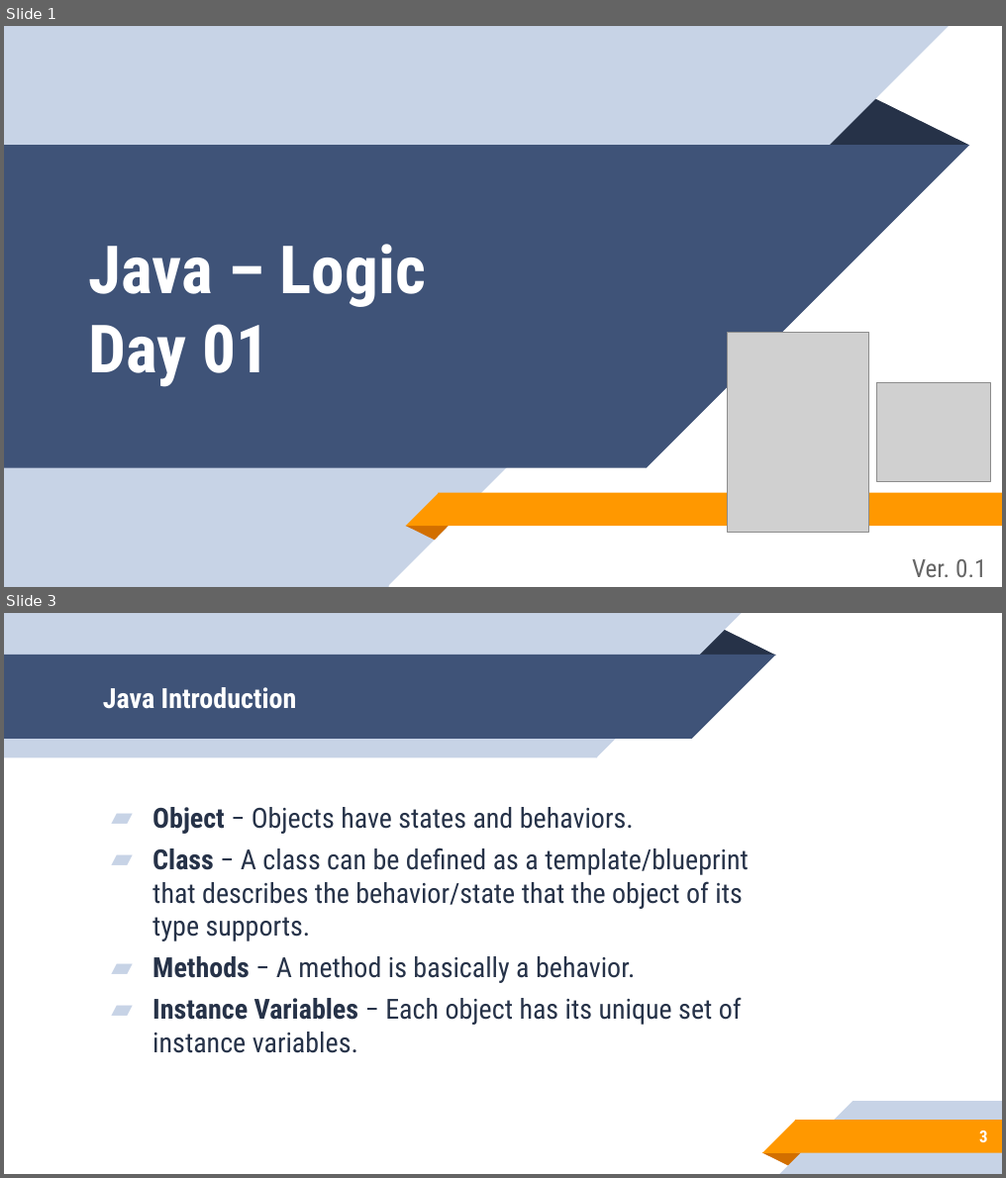
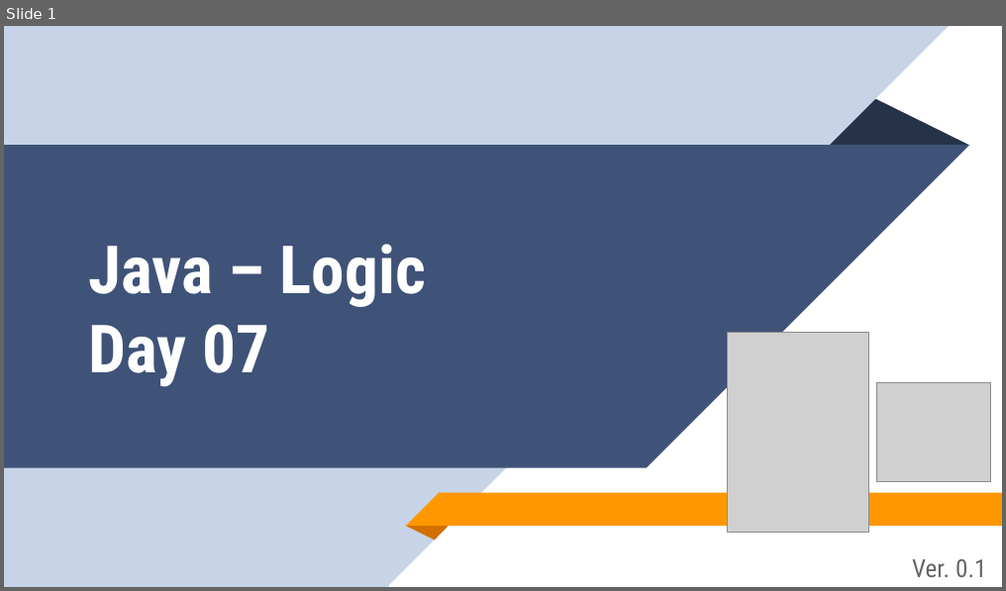
Before and after one commit to aronipurwanto/materi-xa, a slide deck: java/java-logic/Slide-Java-Logic-07.pptx. Shown one above the other, each under a label of ours: slides 1 and 3 before the commit, slide 1 after it; the slides between them are not shown. The pictures are 1006x1178 and 1006x591 pixels, drawn with LibreOffice and Linux fonts; fonts in the diff are those of the drawing; grey boxes stand for pictures. Boxes give left, top, right and bottom in pixels: in the first picture for what was removed or moved away, otherwise in the second. Text is boxed around its words. In the diff, an @@ line names an element or a change of style, - is before the commit and + after.

Commit message:
update logic 6

```diff
--- a/java/java-logic/Slide-Java-Logic-07.pptx
+++ b/java/java-logic/Slide-Java-Logic-07.pptx
@@ slide 3 removed at (4,613,1002,1174), background #FFFFFF @@
@@ group removed at (4,613,775,758): 2 rectangles, 2 right triangles, 1 triangle @@
@@ title removed at (103,687,297,709) @@
-Java Introduction
@@ text removed at (152,807,748,1054) @@
-▰ Object − Objects have states and behaviors.
-▰ Class − A class can be defined as a template/blueprint that describes the behavior/state that the object of its type supports.
-▰ Methods − A method is basically a behavior.
-▰ Instance Variables − Each object has its unique set of instance variables.
@@ group removed at (762,1101,1002,1173): 2 rectangles, 2 right triangles, 1 triangle @@
@@ page number removed at (979,1131,987,1143) @@
-3
@@ slide 1 changed as well @@
@@ title at (89,244,426,387): text changed @@
-Java – Logic
-Day 01
+Java – Logic
+Day 07
```
Also in this commit, not shown: 12 other slides changed, 40 slides added, 20 other slides removed, 41 other files.
